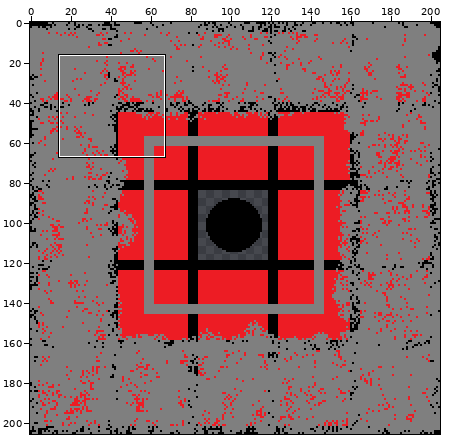
Sprite sheet, stored at images/cards/superweapon_1.png. The first picture is a wide view before the edit; the outline marks the close-up.
Close-up. First the earlier version:
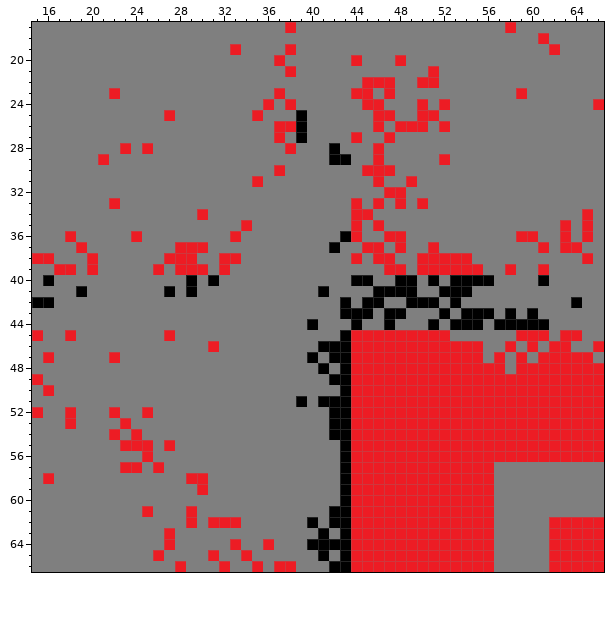
The file is 205x206 pixels. Shown: x 15..66, y 17..66. The commit also changed other parts of the picture, which this record leaves out.
New version:
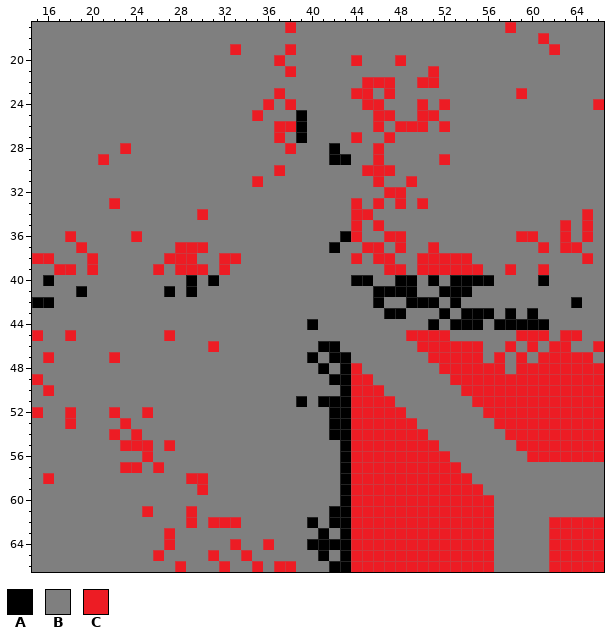
Palette (. is transparent): A #000000  B #7f7f7f  C #ed1c24
Diff:
y 23: x 22 C -> B
y 25: x 27 C -> B
y 28: x 25 C -> B
y 35: x 34 C -> B
y 36: x 33 C -> B
y 41: x 41 A -> B
y 42: x 43 A -> B; x 45 A -> B
y 43: x 43..45 AAA -> BBB
y 44: x 44 A -> B; x 47 A -> B
y 45: x 43..48 ACCCCC -> BBBBBB
y 46: x 43..49 ACCCCCC -> BBBBBBB
y 47: x 44..50 CCCCCCC -> BBBBBBB
y 48: x 45..51 CCCCCCC -> BBBBBBB
y 49: x 46..52 CCCCCCC -> BBBBBBB
y 50: x 47..53 CCCCCCC -> BBBBBBB
y 51: x 48..54 CCCCCCC -> BBBBBBB
y 52: x 49..55 CCCCCCC -> BBBBBBB
y 53: x 50..56 CCCCCCC -> BBBBBBB
y 54: x 51..57 CCCCCCC -> BBBBBBB
y 55: x 52..58 CCCCCCC -> BBBBBBB
y 56: x 53..59 CCCCCCC -> BBBBBBB
y 57: x 54..56 CCC -> BBB
y 58: x 55..56 CC -> BB
y 59: x 56 C -> B
Where, in picture pixels (left, top, right, bottom), the same in both close-ups:
changed: (109, 88, 175, 154)
changed: (230, 220, 252, 242)
changed: (318, 286, 527, 495)
